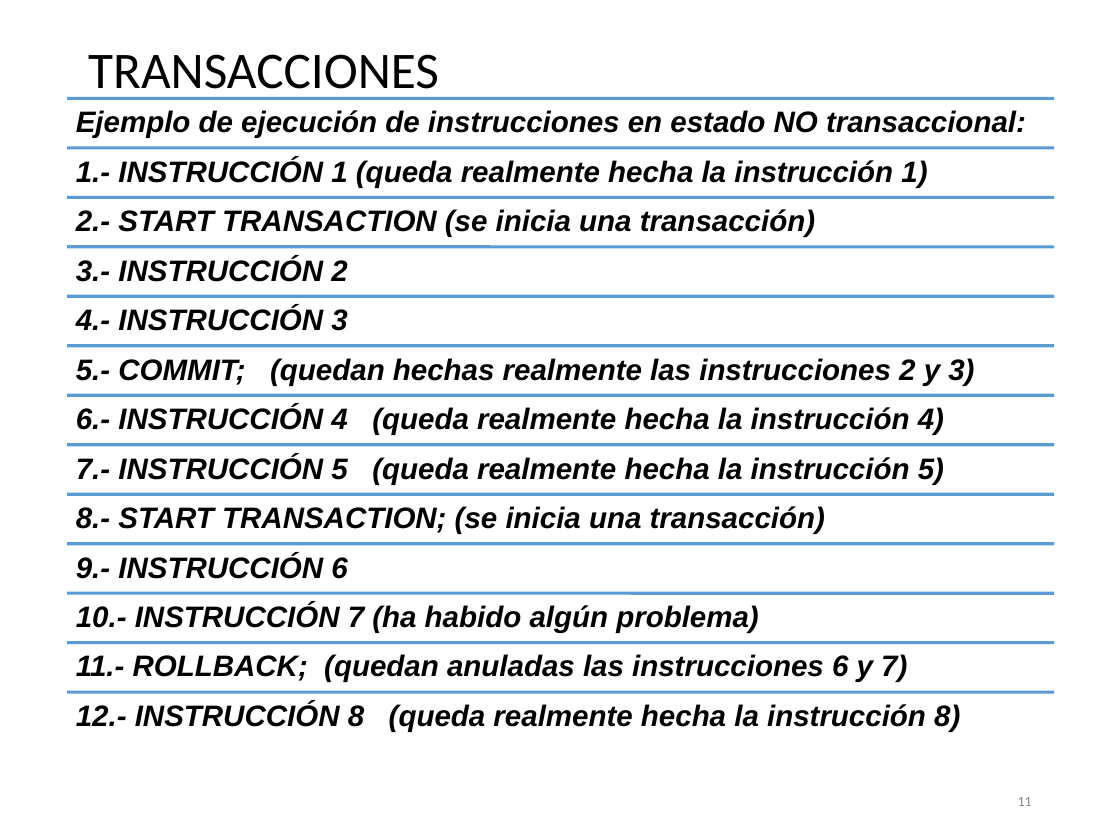
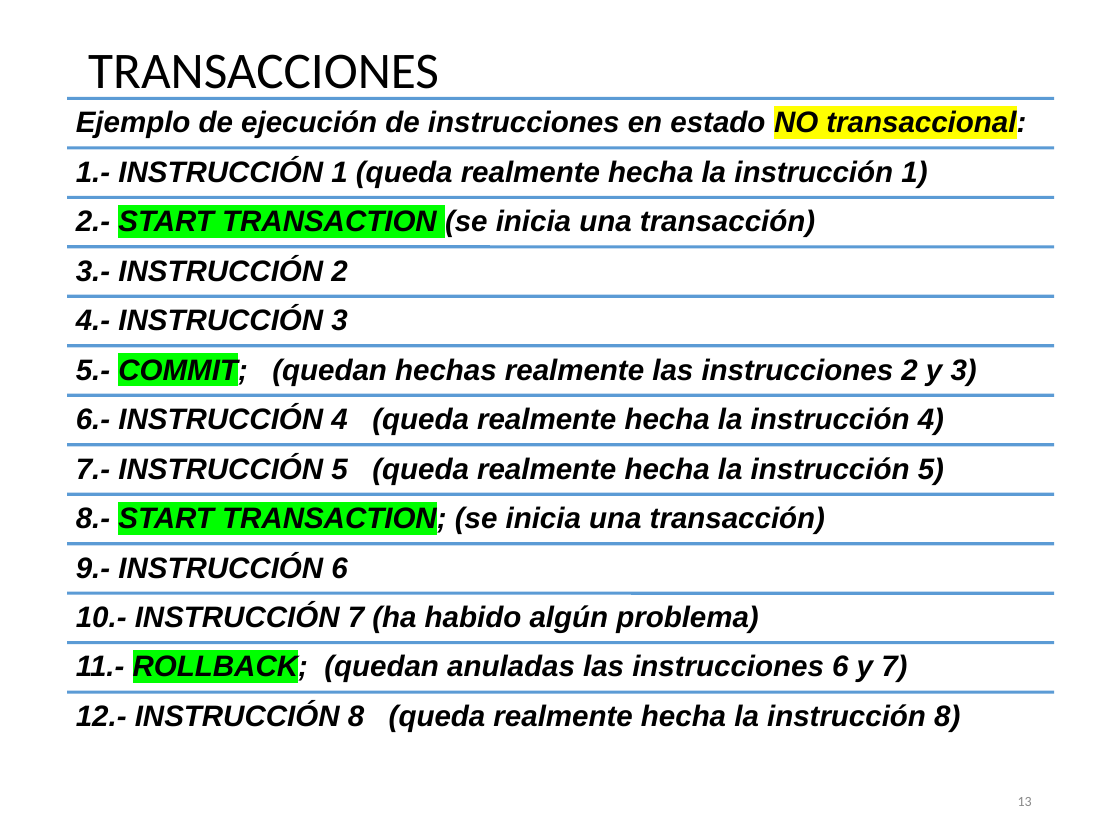
Before and after one commit to NuriaCelis/GBD2324, a slide deck: slide 13 of Tema5/Transacciones.pptx (slide 11 before the commit). Drawn at 1120x840 pixels with LibreOffice and Linux fonts; fonts in the diff are those of the drawing. Boxes give left, top, right and bottom in pixels: in the first picture for what was removed or moved away, otherwise in the second. Text is boxed around its words. In the diff, an @@ line names an element or a change of style, - is before the commit and + after.

```diff
--- a/Tema5/Transacciones.pptx
+++ b/Tema5/Transacciones.pptx
@@ text "Ejemplo de ejecución de instrucciones ..." at (76,109,1026,138): highlight none to #FFFF00 in "NO transaccional:" @@
@@ text "2.- START TRANSACTION (se inicia ..." at (76,209,815,237): highlight none to #00FF00 in "START TRANSACTION" @@
@@ text "5.- COMMIT; (quedan hechas realmente ..." at (76,356,977,385): highlight none to #00FF00 in "COMMIT;" @@
@@ text "8.- START TRANSACTION; (se inicia ..." at (76,505,825,534): highlight none to #00FF00 in "START TRANSACTION;" @@
@@ text "11.- ROLLBACK; (quedan anuladas las ..." at (76,653,907,682): highlight none to #00FF00 in "ROLLBACK;" @@
@@ page number at (1018,797,1032,806): text changed @@
-11
+13
```
Also in this commit, not shown: 1 other slide changed, 3 other files.
